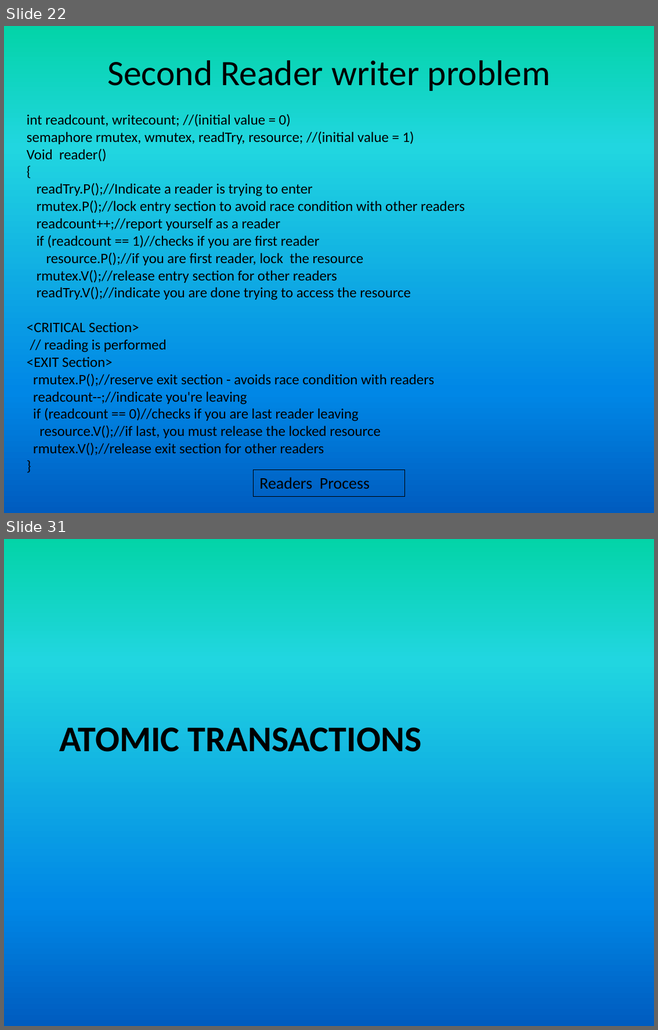
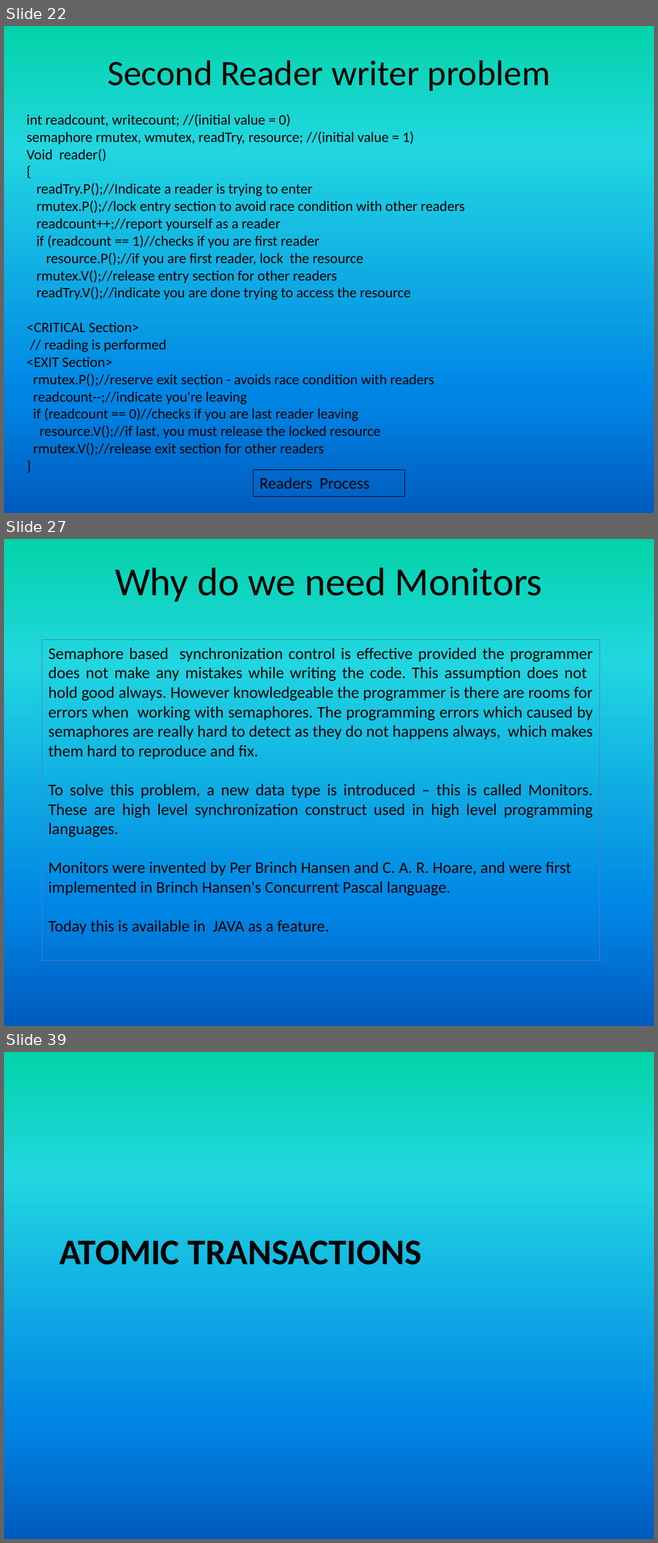
Before and after one commit to girishsukukumar/RTOS, a slide deck: RTOS-13 synchronization.pptx. Shown one above the other, each under a label of ours: slides 22 and 31 before the commit, slides 22, 27 and 39 after it; the slides between them are not shown. The pictures are 658x1030 and 658x1543 pixels, drawn with LibreOffice and Linux fonts; fonts in the diff are those of the drawing. Boxes give left, top, right and bottom in pixels: in the first picture for what was removed or moved away, otherwise in the second. Text is boxed around its words. In the diff, an @@ line names an element or a change of style, - is before the commit and + after.

```diff
--- a/RTOS-13 synchronization.pptx
+++ b/RTOS-13 synchronization.pptx
@@ slide 27 added at [4, 539, 654, 1026], background gradient #03D4A8 to #21D6E0 to #0087E6 to #005CBF @@
@@ title added at [115, 567, 542, 602], 44 pt, text #000000 @@
+Why do we need Monitors
@@ rectangle added at [42, 640, 599, 961], outline #4F81BD 0.75 pt, 18 pt, text #000000 @@
+Semaphore based synchronization control is effective provided the programmer does not make any mistakes while writing the code. This assumption does not hold good always. However knowledgeable the programmer is there are rooms for errors when working with semaphores. The programming errors which caused by semaphores are really hard to detect as they do not happens always, which makes them hard to reproduce and fix.
+To solve this problem, a new data type is introduced – this is called Monitors. These are high level synchronization construct used in high level programming languages.
+Monitors were invented by Per Brinch Hansen and C. A. R. Hoare, and were first implemented in Brinch Hansen's Concurrent Pascal language.
+Today this is available in JAVA as a feature.
@@ what was slide 31 is now slide 39 @@
```
Also in this commit, not shown: 4 slides changed, 11 other slides added, 4 slides removed.
